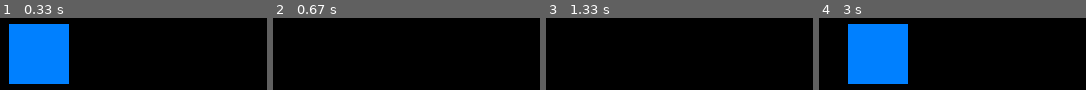
Above: before the commit, frames 1-4 (left to right).
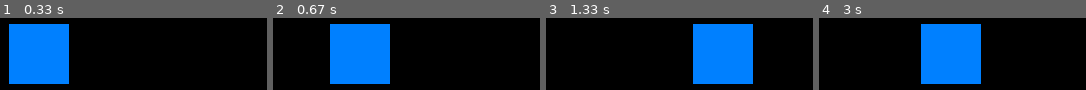
Above: after the commit, the same moments.

Repository: smyousuf14/Learning-Pygame
Game: pygame game, started from moveaBlueRectabgle.py
Two runs of this game, one before a commit and one after it. Both use one fixed random seed, a clock stepped at 60 frames per second and the inputs below.
Inputs:
- Up to frame 1 (0.33 s): no input
- Up to frame 2 (0.67 s): hold Right from 0.33 s (still down)
- Up to frame 3 (1.33 s): release Right at 0.8 s; hold Right 0.83-1.3 s
- Up to frame 4 (3 s): hold Left 1.33-1.87 s; hold Left 1.9-2.3 s; hold Right 2.33-2.97 s

Frame 1 is identical in both runs. In frame 2, 19% of the frame differs, in the area x 21-44%, y 8-92%; in frame 3, 19%; in frame 4, 37%, in the area x 10-61%, y 8-92%.

Commit message:
Update moveaBlueRectabgle.py
The flickering issue was fixed.
The solution was through a separate paint function.

Diff:
--- a/moveaBlueRectabgle.py
+++ b/moveaBlueRectabgle.py
@@ -5,7 +5,7 @@
 
 #Create a display
 gameDisplay = pygame.display.set_mode((500,500))
-pygame.display.set_caption("A bit Racey")
+pygame.display.set_caption("Animated Rectangle")
 
 clock = pygame.time.Clock()
 
@@ -16,30 +16,30 @@
 RecY = 30
 pressedDown = False
 
+#Paint the screen.
+def paint():
+    gameDisplay.fill((0,0,0))
+    pygame.draw.rect(gameDisplay, (0, 128, 255), pygame.Rect(RecX, RecY, 60, 60))
+    pygame.display.flip()
+    clock.tick(100)
+
+
 #Main program
 while isRunning:
-
     for event in pygame.event.get():
         if event.type == pygame.QUIT:
             isRunning = False
 
-    #Update the screen
-    pygame.display.flip()
+    # First paint the screen.
+    paint()
 
-    #Draw a blue rectangle
-    pygame.draw.rect(gameDisplay, (0, 128, 255), pygame.Rect(RecX,RecY,60,60))
+    #If the right key is pressed.
+    if event.type == pygame.KEYDOWN and event.key == pygame.K_RIGHT:
+        #Move to the right
+        RecX += 3
+        paint()
 
-    #Check if the right key was pressed.
-    if event.type == pygame.KEYDOWN and event.key == pygame.K_RIGHT:
-
-        # Move the rectangle to the right
-        RecX += 2
-
-        # Clear the screen
-        gameDisplay.fill((0,0,0))
-
-        # Update the screen
-        pygame.display.flip()
-
-        # Wait 1/60 of a second
-        clock.tick(5)
+    elif event.type == pygame.KEYDOWN and event.key == pygame.K_LEFT:
+        #Move to the left
+        RecX -= 3
+        paint()
